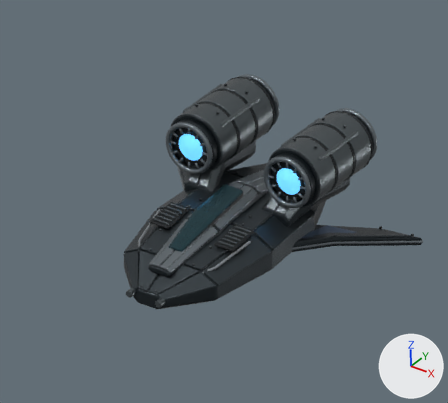
Renders of the Blender file art/ship-review/models/nostromo.blend from each side of a commit.
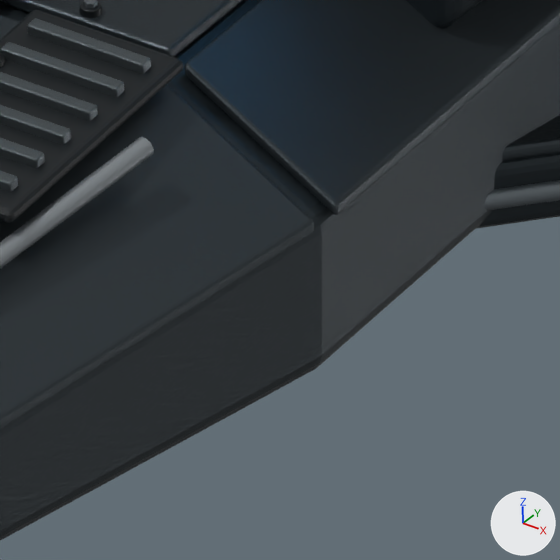
The first picture shows the older version from the file's camera 'Nostromo perspective'. The close-ups show the older and then the newer version on the part from 52% to 67% of the width and 55% to 73% of the height of that picture. Only the edits that show in the close-ups are written down. The axes (+X, +Y, +Z) are drawn at lower right. The lights are the same throughout.

In view in the first close-up: 'Broad forward hull dorsal armor.005', 'Broad forward hull inner hull', 'Broad forward hull shoulder bevel armor.003', 'Broad forward hull shoulder bevel armor.005', 'Low swept outer wing inset armor.001', 'Low swept outer wing leading edge.001', 'Low swept outer wing structure.001', 'Nose cooling slots inset.001', 'Nose cooling slots louver.009', 'Nose cooling slots louver.010', 'Nose cooling slots louver.011', 'Nose shoulder seam.001' and 8 more.
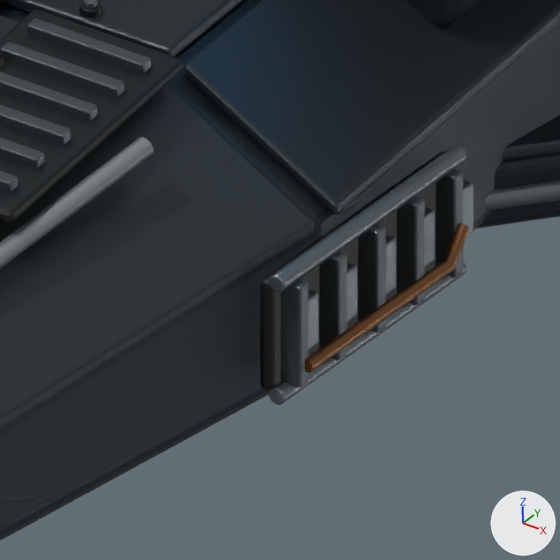
Where the change shows, as pixel boxes (x1, y1, x2, y2) in the close-ups (560 x 560 px):
'Nose lateral equipment edge rail.003', added
    after: (269, 146, 467, 292)
'Nose lateral equipment shadow.001', added
    after: (260, 152, 445, 391)
'Nose lateral equipment coolant line.001', added
    after: (305, 223, 470, 373)
'Nose lateral equipment rib.005', added
    after: (281, 279, 308, 388)
'Nose lateral equipment rib.008', added
    after: (397, 197, 425, 305)
'Nose lateral equipment rib.007', added
    after: (358, 224, 386, 333)
'Nose lateral equipment rib.006', added
    after: (319, 251, 347, 360)
'Nose lateral equipment rib.009', added
    after: (436, 169, 463, 278)
'Nose lateral equipment edge rail.002', added
    after: (269, 261, 467, 405)
'Nose lateral equipment inset unit.005', added
    after: (308, 290, 319, 349)
'Nose lateral equipment inset unit.006', added
    after: (347, 262, 357, 322)
'Nose lateral equipment inset unit.007', added
    after: (386, 235, 396, 294)
'Nose lateral equipment inset unit.008', added
    after: (425, 207, 435, 266)
'Nose lateral equipment inset unit.009', added
    after: (463, 180, 473, 236)

What changed in the scene script:
```text
Add mat_muted_copper_fittings:
    mat_muted_copper_fittings = bpy.data.materials.new('Muted copper fittings')
    # nodes: BsdfPrincipled, Bump, OutputMaterial, TexNoise
    # colours: brown #815735
Add ob_nose_lateral_equipment_coolant_line_001:
    ob_nose_lateral_equipment_coolant_line_001 = bpy.data.objects.new('Nose lateral equipment coolant line.001', me_nose_lateral_equipment_coolant_line_001)  # 50 vertices, 36 faces; spans x 0.965..0.989, y -0.688..-0.237, z 0.022..0.097
    ob_nose_lateral_equipment_coolant_line_001.parent = ob_nostromo
    ob_nose_lateral_equipment_coolant_line_001.location = (0.0, 0.0, 0.0)
Add ob_nose_lateral_equipment_inset_unit_009:
    ob_nose_lateral_equipment_inset_unit_009 = bpy.data.objects.new('Nose lateral equipment inset unit.009', me_cube_049)  # a box spanning x -0.0135..0.0135, y -0.0273..0.0273, z -0.0472..0.0472; modifiers BEVEL, WEIGHTED_NORMAL
    ob_nose_lateral_equipment_inset_unit_009.parent = ob_nostromo
    ob_nose_lateral_equipment_inset_unit_009.location = (0.947, -0.218, 0.09)
Add ob_nose_lateral_equipment_rib_009:
    ob_nose_lateral_equipment_rib_009 = bpy.data.objects.new('Nose lateral equipment rib.009', me_cube_048)  # a box spanning x -0.022..0.022, y -0.013..0.013, z -0.094..0.094; modifiers BEVEL, WEIGHTED_NORMAL
    ob_nose_lateral_equipment_rib_009.parent = ob_nostromo
    ob_nose_lateral_equipment_rib_009.location = (0.951, -0.252, 0.09)
Add ob_nose_lateral_equipment_inset_unit_008:
    ob_nose_lateral_equipment_inset_unit_008 = bpy.data.objects.new('Nose lateral equipment inset unit.008', me_cube_049.copy())  # modifiers BEVEL, WEIGHTED_NORMAL
    ob_nose_lateral_equipment_inset_unit_008.parent = ob_nostromo
    ob_nose_lateral_equipment_inset_unit_008.location = (0.947, -0.327, 0.09)
Add ob_nose_lateral_equipment_rib_008:
    ob_nose_lateral_equipment_rib_008 = bpy.data.objects.new('Nose lateral equipment rib.008', me_cube_048.copy())  # modifiers BEVEL, WEIGHTED_NORMAL
    ob_nose_lateral_equipment_rib_008.parent = ob_nostromo
    ob_nose_lateral_equipment_rib_008.location = (0.951, -0.361, 0.09)
Add ob_nose_lateral_equipment_inset_unit_007:
    ob_nose_lateral_equipment_inset_unit_007 = bpy.data.objects.new('Nose lateral equipment inset unit.007', me_cube_049.copy())  # modifiers BEVEL, WEIGHTED_NORMAL
    ob_nose_lateral_equipment_inset_unit_007.parent = ob_nostromo
    ob_nose_lateral_equipment_inset_unit_007.location = (0.947, -0.436, 0.09)
Add ob_nose_lateral_equipment_rib_007:
    ob_nose_lateral_equipment_rib_007 = bpy.data.objects.new('Nose lateral equipment rib.007', me_cube_048.copy())  # modifiers BEVEL, WEIGHTED_NORMAL
    ob_nose_lateral_equipment_rib_007.parent = ob_nostromo
    ob_nose_lateral_equipment_rib_007.location = (0.951, -0.47, 0.09)
Add ob_nose_lateral_equipment_inset_unit_006:
    ob_nose_lateral_equipment_inset_unit_006 = bpy.data.objects.new('Nose lateral equipment inset unit.006', me_cube_049.copy())  # modifiers BEVEL, WEIGHTED_NORMAL
    ob_nose_lateral_equipment_inset_unit_006.parent = ob_nostromo
    ob_nose_lateral_equipment_inset_unit_006.location = (0.947, -0.545, 0.09)
Add ob_nose_lateral_equipment_rib_006:
    ob_nose_lateral_equipment_rib_006 = bpy.data.objects.new('Nose lateral equipment rib.006', me_cube_048.copy())  # modifiers BEVEL, WEIGHTED_NORMAL
    ob_nose_lateral_equipment_rib_006.parent = ob_nostromo
    ob_nose_lateral_equipment_rib_006.location = (0.951, -0.579, 0.09)
Add ob_nose_lateral_equipment_inset_unit_005:
    ob_nose_lateral_equipment_inset_unit_005 = bpy.data.objects.new('Nose lateral equipment inset unit.005', me_cube_049.copy())  # modifiers BEVEL, WEIGHTED_NORMAL
    ob_nose_lateral_equipment_inset_unit_005.parent = ob_nostromo
    ob_nose_lateral_equipment_inset_unit_005.location = (0.947, -0.655, 0.09)
Add ob_nose_lateral_equipment_rib_005:
    ob_nose_lateral_equipment_rib_005 = bpy.data.objects.new('Nose lateral equipment rib.005', me_cube_048.copy())  # modifiers BEVEL, WEIGHTED_NORMAL
    ob_nose_lateral_equipment_rib_005.parent = ob_nostromo
    ob_nose_lateral_equipment_rib_005.location = (0.951, -0.688, 0.09)
Add ob_nose_lateral_equipment_edge_rail_003:
    ob_nose_lateral_equipment_edge_rail_003 = bpy.data.objects.new('Nose lateral equipment edge rail.003', me_cone_165)  # a 12-sided cylinder along z spanning x -0.016..0.016, y -0.016..0.016, z -0.26..0.26; modifiers BEVEL, WEIGHTED_NORMAL
    ob_nose_lateral_equipment_edge_rail_003.parent = ob_nostromo
    ob_nose_lateral_equipment_edge_rail_003.location = (0.945, -0.47, 0.195)
    ob_nose_lateral_equipment_edge_rail_003.rotation_euler = (-1.571, -3.142, 0.0)  # degrees (-90, -180, 0)
Add ob_nose_lateral_equipment_edge_rail_002:
    ob_nose_lateral_equipment_edge_rail_002 = bpy.data.objects.new('Nose lateral equipment edge rail.002', me_cone_165.copy())  # modifiers BEVEL, WEIGHTED_NORMAL
    ob_nose_lateral_equipment_edge_rail_002.parent = ob_nostromo
    ob_nose_lateral_equipment_edge_rail_002.location = (0.945, -0.47, -0.015)
    ob_nose_lateral_equipment_edge_rail_002.rotation_euler = (-1.571, -3.142, 0.0)  # degrees (-90, -180, 0)
Add ob_nose_lateral_equipment_shadow_001:
    ob_nose_lateral_equipment_shadow_001 = bpy.data.objects.new('Nose lateral equipment shadow.001', me_cube_039)  # a box spanning x -0.013..0.013, y -0.26..0.26, z -0.105..0.105; in mat_deep_panel_recess (black #12181b); modifiers BEVEL, WEIGHTED_NORMAL
    ob_nose_lateral_equipment_shadow_001.parent = ob_nostromo
    ob_nose_lateral_equipment_shadow_001.location = (0.922, -0.47, 0.09)
```
